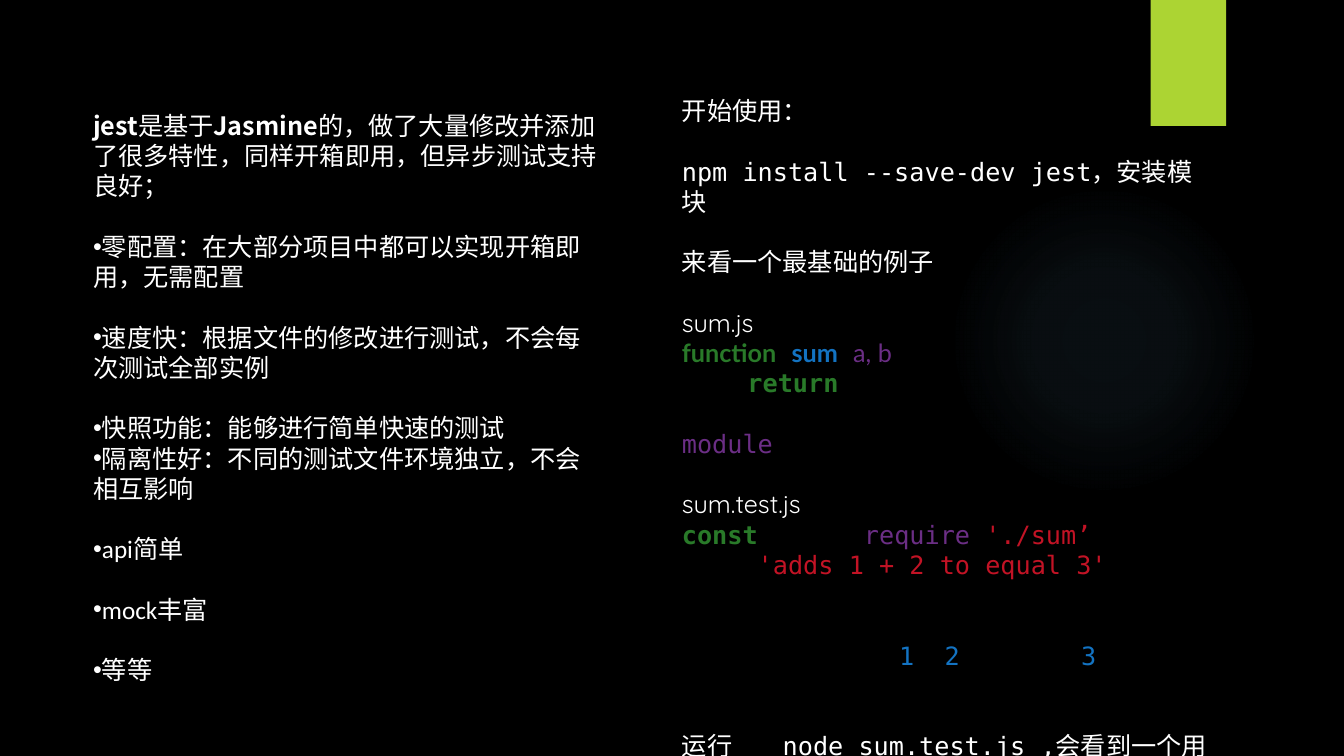
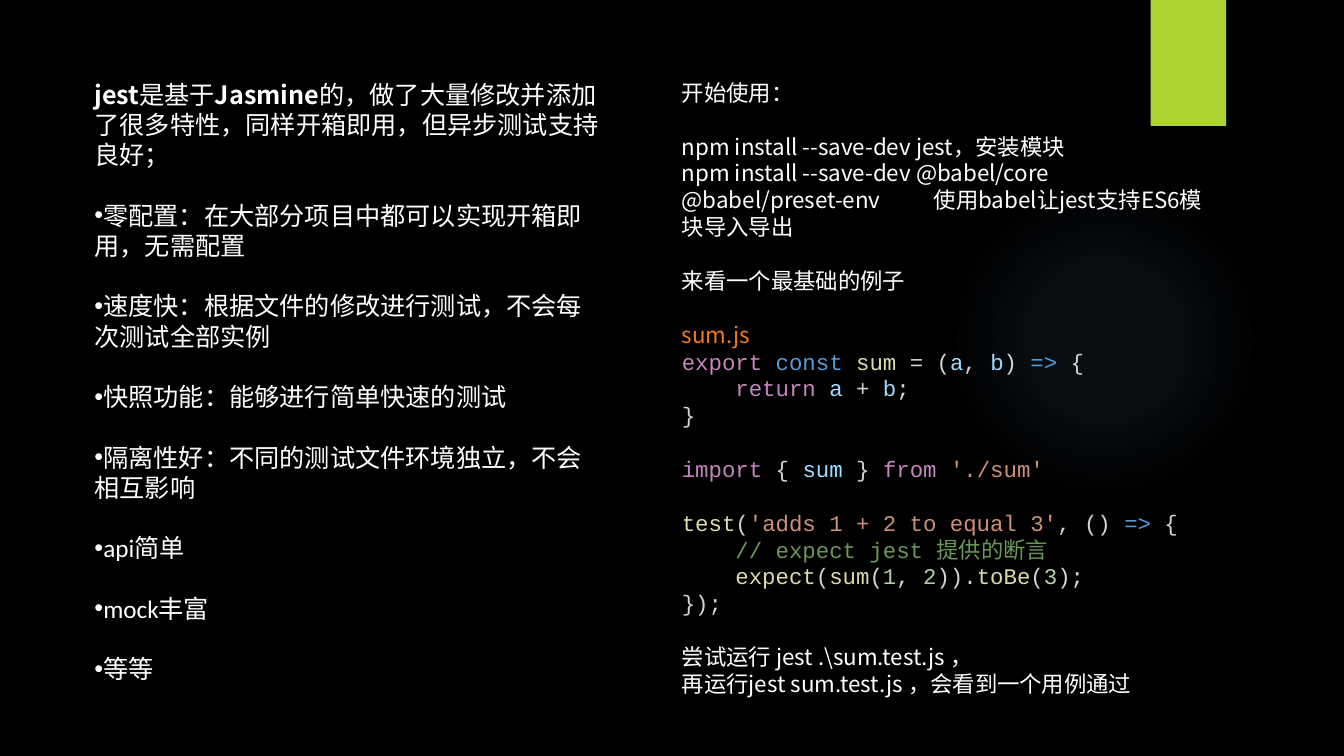
Before and after one commit to WangEbo/auto-test, a slide deck: slide 8 of 王博书的分享/自动化测试.pptx (slide 9 before the commit). Drawn at 1344x756 pixels with LibreOffice and Linux fonts; fonts in the diff are those of the drawing; background and template pictures are left out. Boxes give left, top, right and bottom in pixels: in the first picture for what was removed or moved away, otherwise in the second. Text is boxed around its words. In the diff, an @@ line names an element or a change of style, - is before the commit and + after.

```diff
--- a/王博书的分享/自动化测试.pptx
+++ b/王博书的分享/自动化测试.pptx
@@ text "jest是基于Jasmine的，做了大量修改并添加了很多特性，同样开箱即用，但异步测试支持良好；" rewrapped from <box>93,113,597,681</box> to <box>94,82,598,680</box> @@
@@ text "开始使用：": place and size @@
-text "开始使用：" at <box>682,99,1207,756</box>
+text "开始使用：" at <box>682,82,1202,698</box>
@@ text at <box>682,82,1084,589</box>: size 18 to 16 pt in "开始使用：", "npm install --save-dev jest，安装模块", "来看一个最基础的例子", "sum.js" and 6 more places; font DejaVu Sans Mono to Noto Sans CJK SC in "开始使用：", "npm install --save-dev jest，安装模块"; font Quicksand to Noto Sans CJK SC in "来看一个最基础的例子", "sum.js"; text colour #FFFFFF to #EF7A24 in "sum.js"; font DejaVu Sans Mono to Courier New in "return a + b;", "}", "test('adds 1 + 2 to equal 3', ...", "// expect jest 提供的断言" and 2 more places; text colour #297A29 to #C586C0, bold off in "return"; text colour #000000 to #9CDCFE in "a b;"; text colour #000000 to #D4D4D4 in "+ b;", "}", "test('adds 3', () {", "expect(sum(1, 2)).toBe(3);" and 1 more places; text colour #000000 to #DCDCAA in "test('adds", "expect(sum(1, 2)).toBe(3);"; text colour #C21325 to #CE9178 in "test('adds 1 + 2 to equal 3',"; text colour #000000 to #569CD6 in "=>"; text colour #000000 to #6A9955 in "// expect jest 提供的断言"; text colour #1373C2 to #B5CEA8 in "expect(sum(1, 2)).toBe(3);" @@
@@ text at <box>682,159,1202,214</box>: paragraph added @@
+npm install --save-dev @babel/core @babel/preset-env 使用babel让jest支持ES6模块导入导出
@@ text at <box>682,353,1017,375</box>: text changed; size 18 to 16 pt; font Lato to Courier New; text colour #297A29 to #569CD6; bold off @@
-function sum(a, b) {
+export const sum = (a, b) => {
@@ text at <box>682,461,1044,482</box>: text changed; size 18 to 16 pt; font DejaVu Sans Mono to Courier New; text colour #000000 to #C586C0 @@
-module.exports = sum;
-sum.test.js
-const sum = require('./sum’);
+import { sum } from './sum'
@@ text at <box>682,646,1131,698</box>: text changed; size 18 to 16 pt; font DejaVu Sans Mono to Noto Sans CJK SC @@
-运行 node sum.test.js ,会看到一个用例通过
+尝试运行 jest .\sum.test.js ，
+再运行jest sum.test.js ，会看到一个用例通过
```
Also in this commit, not shown: 5 other slides changed, 1 slide added.
